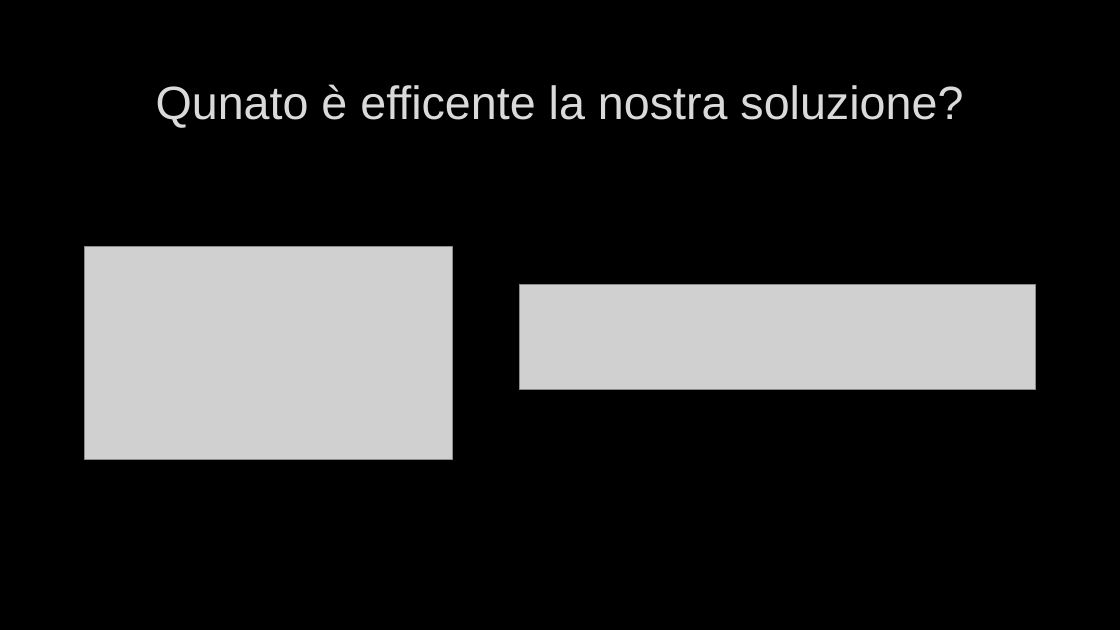
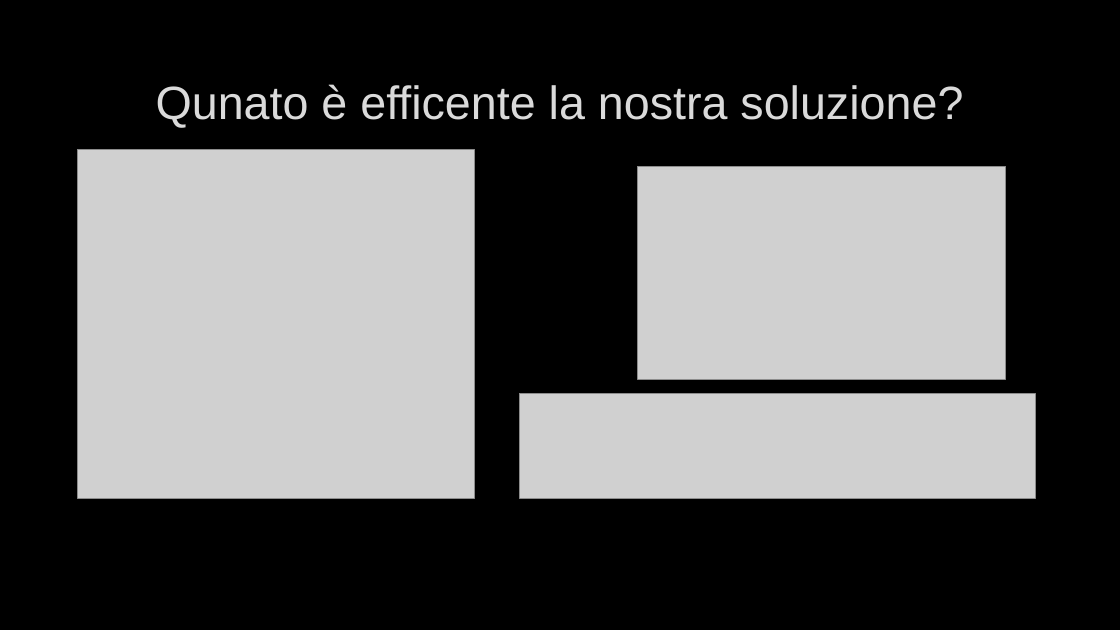
Before and after one commit to timeofview/reti-di-calcolatori, a slide deck: slide 8 of E1/Esercitazione 1.pptx. Drawn at 1120x630 pixels with LibreOffice and Linux fonts; fonts in the diff are those of the drawing; grey boxes stand for pictures; background and template pictures are left out. Boxes give left, top, right and bottom in pixels: in the first picture for what was removed or moved away, otherwise in the second. Text is boxed around its words. In the diff, an @@ line names an element or a change of style, - is before the commit and + after.

```diff
--- a/E1/Esercitazione 1.pptx
+++ b/E1/Esercitazione 1.pptx
@@ picture added at <box>78,150,475,499</box> @@
@@ picture: place and size @@
-picture at <box>85,247,453,460</box>
+picture at <box>638,166,1006,379</box>
@@ picture: place and size @@
-picture at <box>520,284,1036,389</box>
+picture at <box>520,393,1036,498</box>
```
Also in this commit, not shown: 2 other slides changed, 1 other file.
